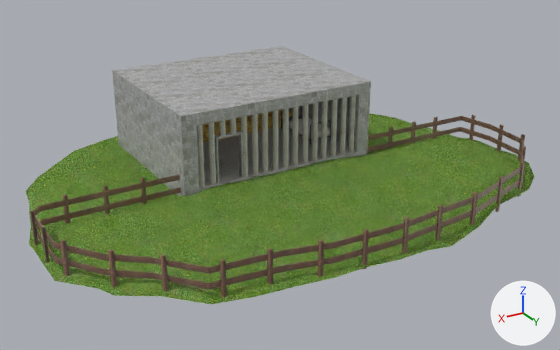
The Blender file Models/main.blend, before and after one commit.
The view is the same before and after, from a camera (50 mm lens) standing at (20.8, 39.9, 16.8) and looking at (0.3, 5.7, -0.2). The lights are fixed; the arrows at lower right show +X, +Y and +Z.

The first picture shows 'Bars', 'Fence', 'Outside', 'Plane', 'TreasurePlane'.
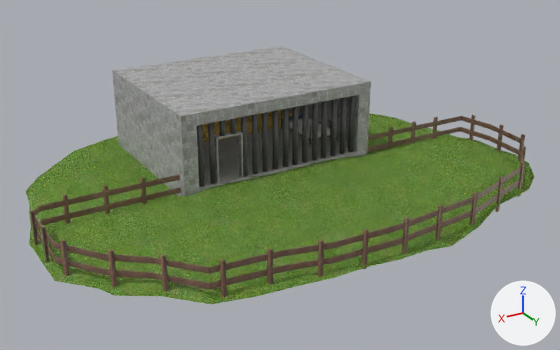
Location of each change, (x1, y1, x2, y2) in pixels of the pictures (560 x 350 px):
'Bars', recoloured (grey to black): (197, 95, 356, 187) in both

What changed in the scene script:
```text
Add img_dirt_png:
    img_dirt_png = load_image('dirt.png', 'Textures/dirt.png', 1920, 1280, 'sRGB')
Add mat_dirt:
    mat_dirt = principled_material('Dirt')
    mat_dirt.texture = img_dirt_png  # with its transparency
    mat_dirt.roughness = 1.0
    mat_dirt.specular_ior_level = 0.0
Change me_circle:
    where me_circle.from_pydata(...)  # 256 vertices, 160 faces; spans x -0.87..9.21, y -1.46..-1.12, z -3.53..0.0
    remove me_circle.materials.append(mat_floor)  # picture img_floor_jpg
    add me_circle.materials.append(mat_metal)  # picture img_metal_png
Add me_text_001:
    me_text_001.from_pydata(...)  # 173 vertices, 167 faces; spans x -0.701..0.688, y -0.009..0.691, z 0.0
    me_text_001.materials.append(mat_metal)  # picture img_metal_png
Add me_text:
    me_text.from_pydata(...)  # 173 vertices, 167 faces; spans x -0.701..0.688, y -0.009..0.691, z 0.0
    me_text.materials.append(mat_dirt)  # picture img_dirt_png
Add ob_text_001:
    ob_text_001 = bpy.data.objects.new('Text.001', me_text_001)
    ob_text_001.parent = ob_text
    ob_text_001.matrix_parent_inverse = Matrix(((0.0, 1.91, 0.495, -7.444), (0.0, -0.495, 1.91, 1.286), (1.973, 0.0, 0.0, 9.996), (0.0, 0.0, 0.0, 1.0)))
    ob_text_001.location = (-5.07, 3.817, 0.316)
    ob_text_001.rotation_euler = (1.571, -0.254, 1.571)  # degrees (90, -15, 90)
    ob_text_001.scale = (0.507, 0.507, 0.507)
Add ob_text:
    ob_text = bpy.data.objects.new('Text', me_text)
    ob_text.location = (-5.07, 3.42, 0.09)
    ob_text.rotation_euler = (1.571, -0.254, 1.571)  # degrees (90, -15, 90)
    ob_text.scale = (0.25, 0.25, 0.25)
```
